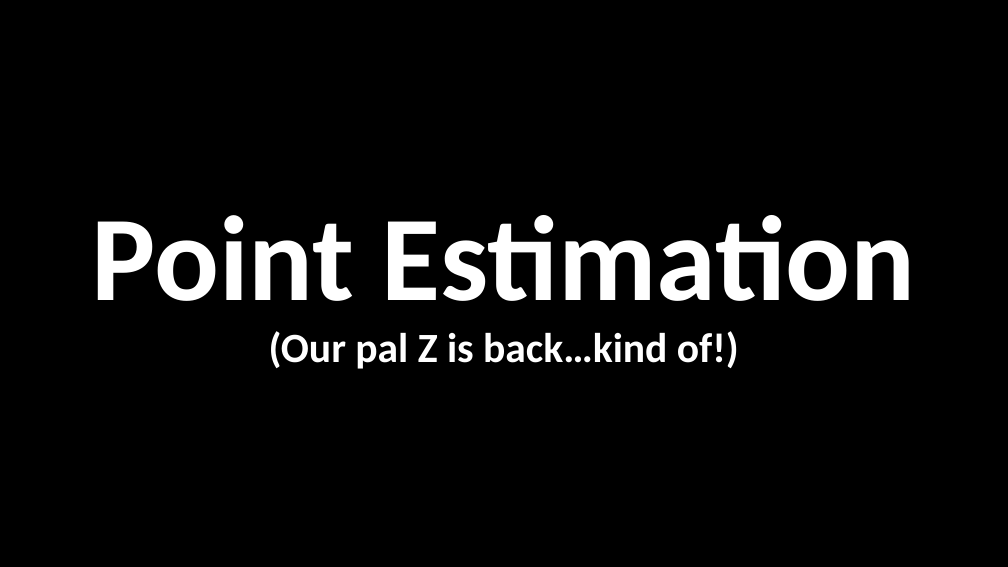
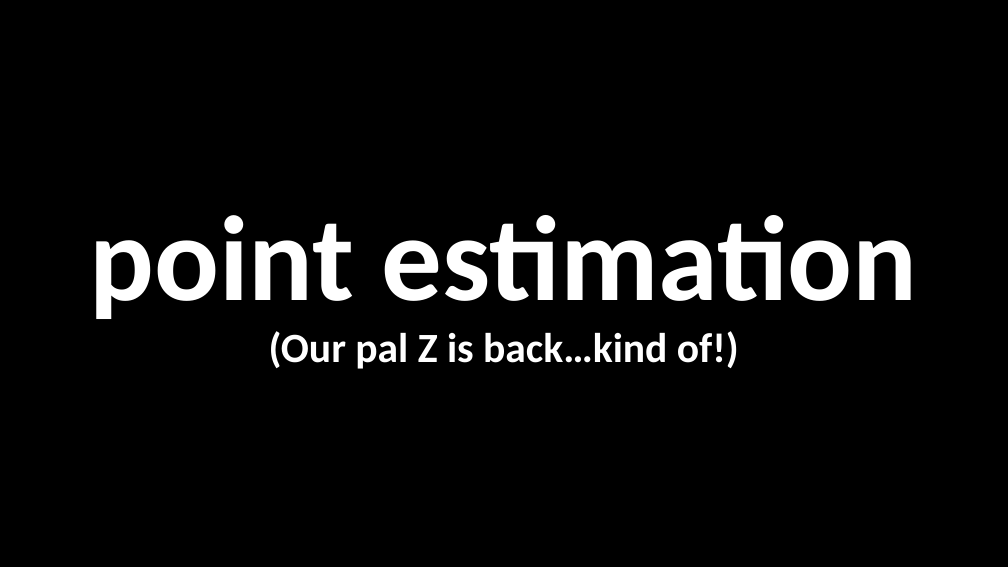
Before and after one commit to nicklalone/CIST_2500, a slide deck: slide 15 of ppts/06 - Tuesday.pptx (slide 10 before the commit). Drawn at 1008x567 pixels with LibreOffice and Linux fonts; fonts in the diff are those of the drawing. Boxes give left, top, right and bottom in pixels: in the first picture for what was removed or moved away, otherwise in the second. Text is boxed around its words. In the diff, an @@ line names an element or a change of style, - is before the commit and + after.

```diff
--- a/ppts/06 - Tuesday.pptx
+++ b/ppts/06 - Tuesday.pptx
@@ title at [89, 215, 918, 369]: text changed @@
-Point Estimation
-(Our pal Z is back…kind of!)
+point estimation
+(Our pal Z is back…kind of!)
```
Also in this commit, not shown: 5 other slides changed, 5 slides added, 2 other files.
